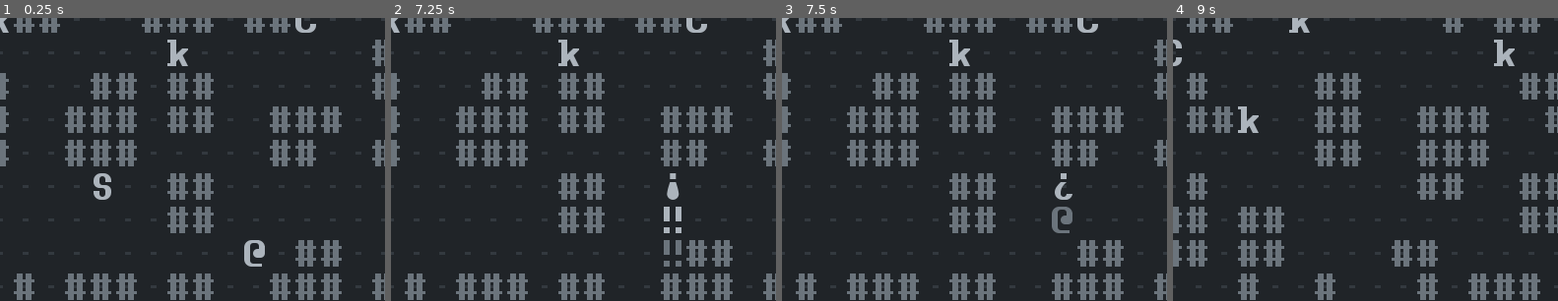
Above: before the commit, frames 1-4 (left to right).
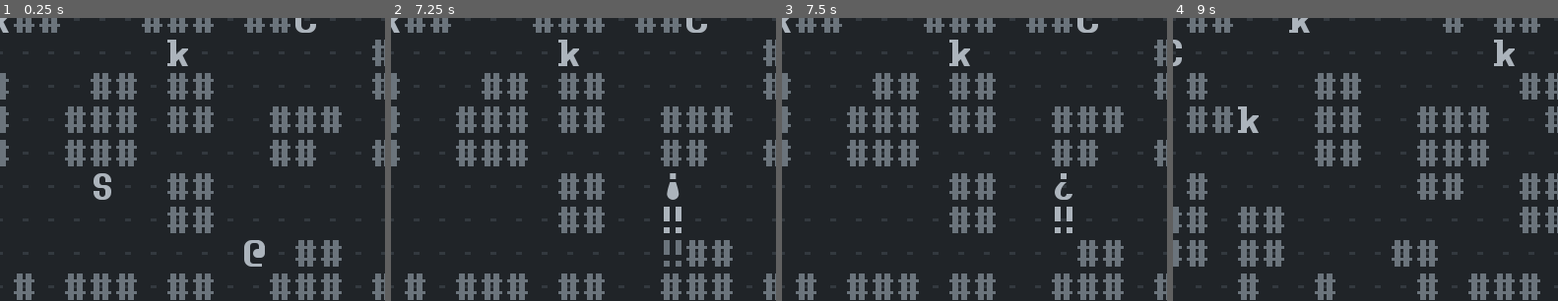
Above: after the commit, the same moments.

Repository: Bozar/OneMoreLevel
Game: Godot game, scene res://scene/main/MainScene.tscn
Same seed, same stepped clock (60 frames per second), same inputs: the game is played once before the commit and once after it.
Inputs:
- Up to frame 1 (0.25 s): no input
- Up to frame 2 (7.25 s): tap Enter at 0.5, 2, 3.5 s; hold Up (move_up) 0.53-2.03 s; tap A (add_turn) every 1.5 s from 0.6 to 6.6 s; tap Space (init_world) at 1.25, 1.35, 2.75, 2.85, 4.25, 4.35, 5.85 s; hold Left (move_left) 2.03-3.53 s; hold Down (move_down) 3.53-4.28 s; hold Right (move_right) 4.28-5.03 s; hold Up (move_up) 5.03-5.78 s; hold Right (move_right) from 5.78 s (still down)
- Up to frame 3 (7.5 s): keep holding Right (move_right); tap Space (init_world) at 7.35 s
- Up to frame 4 (9 s): release Right (move_right) at 8.03 s; hold Down (move_down) 8.03-8.78 s; tap A (add_turn) at 8.1 s; hold Left (move_left) from 8.78 s (still down); tap Space (init_world) at 8.85 s
The pictures show only the part of the screen within x 9-59%, y 44-94%; the shares and areas given below are measured in that part.

Frames 1-2 are identical in both runs. In frame 3, 0.4% of the frame differs, in the area x 70-76%, y 66-77%; in frame 4, nothing differs.

Commit message:
Do not change PC's sprite when he is dead.

Diff:
--- a/scene/main/PlayerInput.gd
+++ b/scene/main/PlayerInput.gd
@@ -96,13 +96,8 @@
 	set_process_unhandled_input(true)
 
 
-func _on_EndGame_game_is_over(win: bool) -> void:
+func _on_EndGame_game_is_over(_win: bool) -> void:
 	_end_game = true
-
-	_ref_SwitchSprite.switch_sprite(_pc, _new_SpriteTypeTag.DEFAULT)
-	if not win:
-		_pc.modulate = _new_Palette.SHADOW
-
 	set_process_unhandled_input(true)
 
 
